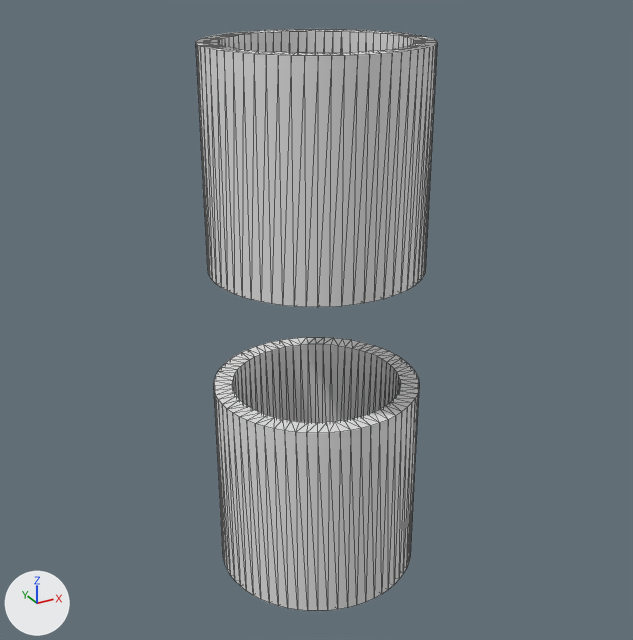
Renders of the OBJ model cosmodrone/assets/station-parts/generated/platform_core.obj from each side of a commit.
Camera for both pictures: a 50 mm camera at (-1.158, -2.106, 1.067) aimed at (0.002, 0.004, 0.012). The lights are fixed; the arrows at lower left show +X, +Y and +Z. Mesh edges are drawn as thin lines. Where no turn or scale is listed for an object, it has been applied to the vertices.

The scene before the commit, as lines of its bpy script (objects in view):
```python
me_platform_core_cylinder_033 = bpy.data.meshes.new('Platform_Core_Cylinder.033')
me_platform_core_cylinder_033.from_pydata(...)  # 512 vertices, 1024 faces; spans x -0.31..0.31, y -0.31..0.31, z -0.81..0.81
ob_platform_core_cylinder_033 = bpy.data.objects.new('Platform_Core_Cylinder.033', me_platform_core_cylinder_033)
ob_platform_core_cylinder_033.location = (0.0, 0.0, 0.0)
```
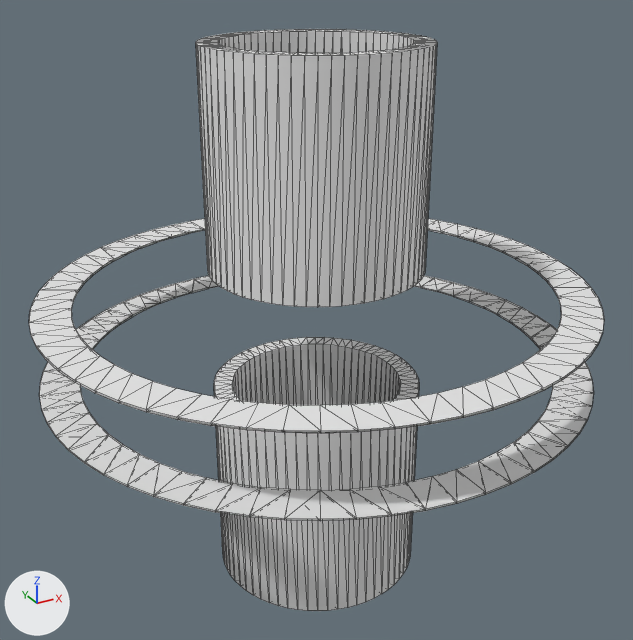
Location of each change, [x1, y1, x2, y2] in pixels of the pictures (633 x 640 px):
'Platform_Body_2_Cylinder.010', added: after [29, 219, 604, 521]

The edits, one by one:
Mesh me_platform_body_2_cylinder_010 is new.
It has 512 vertices, 512 faces and spans x -0.81..0.81, y -0.81..0.81, z -0.11..0.11.
Object 'Platform_Body_2_Cylinder.010' (ob_platform_body_2_cylinder_010) is new; it shows me_platform_body_2_cylinder_010.
Its location is (0.0, 0.0, 0.0).
